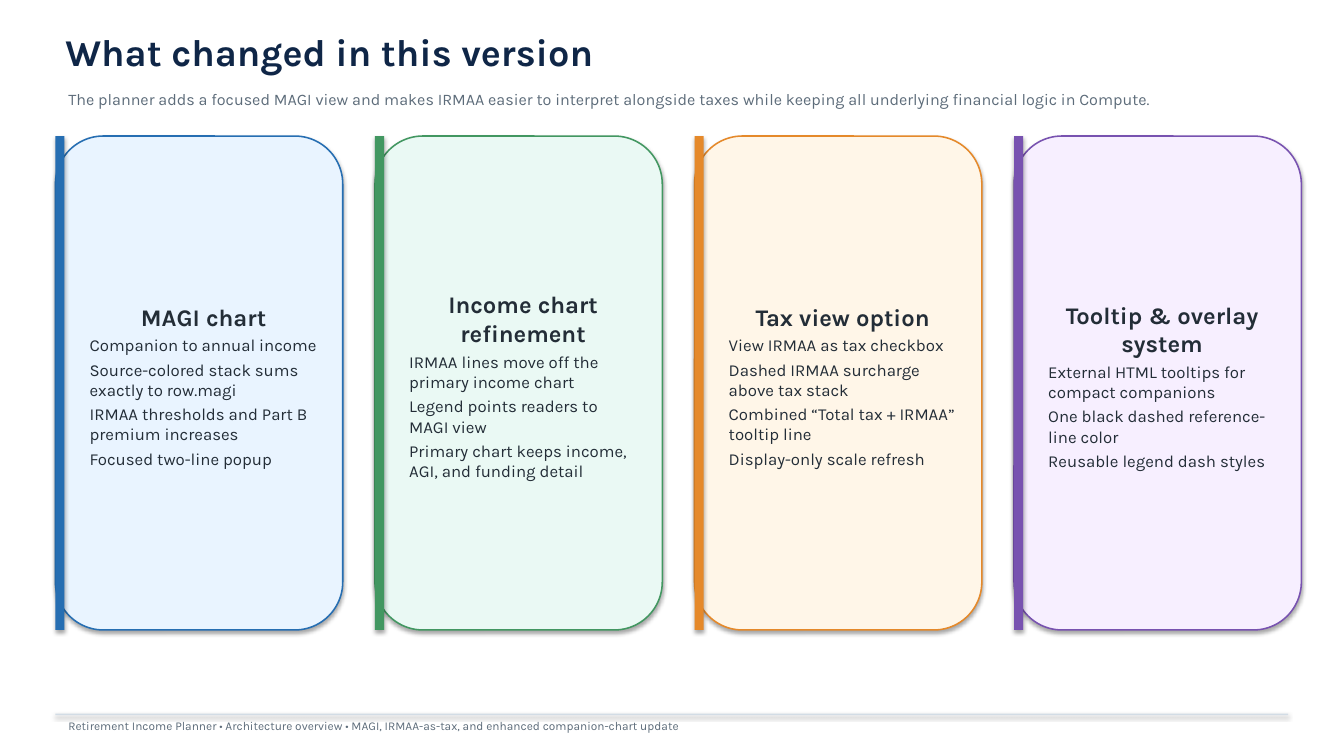
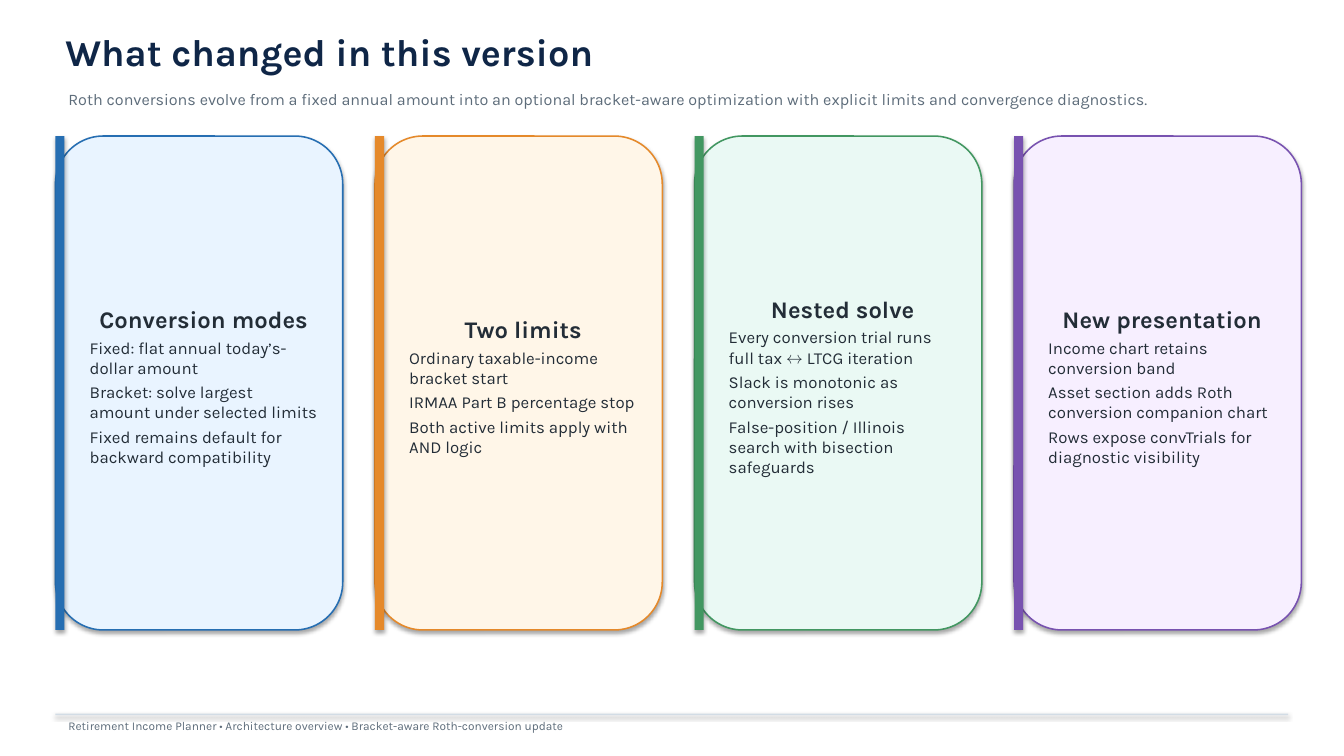
Before and after one commit to howardc64/retirefin, a slide deck: slide 2 of docs/retirement_income_planner_architecture.pptx. Drawn at 1344x756 pixels with LibreOffice and Linux fonts; fonts in the diff are those of the drawing. Boxes give left, top, right and bottom in pixels: in the first picture for what was removed or moved away, otherwise in the second. Text is boxed around its words. In the diff, an @@ line names an element or a change of style, - is before the commit and + after.

```diff
--- a/docs/retirement_income_planner_architecture.pptx
+++ b/docs/retirement_income_planner_architecture.pptx
@@ text at (x1=68, y1=94, x2=1147, y2=109): text changed @@
-The planner adds a focused MAGI view and makes IRMAA easier to interpret alongside taxes while keeping all underlying financial logic in Compute.
+Roth conversions evolve from a fixed annual amount into an optional bracket-aware optimization with explicit limits and convergence diagnostics.
@@ rectangle at (x1=375, y1=136, x2=384, y2=630): fill #429761 to #E5892A @@
@@ rounded rectangle "Two limits" at (x1=375, y1=136, x2=662, y2=630): fill #EAF9F4 to #FFF6E8; outline #429761 1.1 pt to #E5892A 1.1 pt @@
@@ rectangle at (x1=695, y1=136, x2=704, y2=630): fill #E5892A to #429761 @@
@@ rounded rectangle "Nested solve" at (x1=695, y1=136, x2=982, y2=630): fill #FFF6E8 to #EAF9F4; outline #E5892A 1.1 pt to #429761 1.1 pt @@
@@ text in rounded rectangle at (x1=90, y1=311, x2=317, y2=467): text changed @@
-MAGI chart
-Companion to annual income
-Source-colored stack sums exactly to row.magi
-IRMAA thresholds and Part B premium increases
-Focused two-line popup
+Conversion modes
+Fixed: flat annual today’s-dollar amount
+Bracket: solve largest amount under selected limits
+Fixed remains default for backward compatibility
@@ text in rounded rectangle at (x1=409, y1=321, x2=634, y2=457): text changed @@
-Income chart refinement
-IRMAA lines move off the primary income chart
-Legend points readers to MAGI view
-Primary chart keeps income, AGI, and funding detail
+Two limits
+Ordinary taxable-income bracket start
+IRMAA Part B percentage stop
+Both active limits apply with AND logic
@@ text in rounded rectangle at (x1=729, y1=301, x2=931, y2=477): text changed @@
-Tax view option
-View IRMAA as tax checkbox
-Dashed IRMAA surcharge above tax stack
-Combined “Total tax + IRMAA” tooltip line
-Display-only scale refresh
+Nested solve
+Every conversion trial runs full tax ↔ LTCG iteration
+Slack is monotonic as conversion rises
+False-position / Illinois search with bisection safeguards
@@ text in rounded rectangle at (x1=1048, y1=311, x2=1267, y2=467): text changed @@
-Tooltip & overlay system
-External HTML tooltips for compact companions
-One black dashed reference-line color
-Reusable legend dash styles
+New presentation
+Income chart retains conversion band
+Asset section adds Roth conversion companion chart
+Rows expose convTrials for diagnostic visibility
@@ text at (x1=68, y1=722, x2=563, y2=733): text changed @@
-Retirement Income Planner • Architecture overview • MAGI, IRMAA-as-tax, and enhanced companion-chart update
+Retirement Income Planner • Architecture overview • Bracket-aware Roth-conversion update
```
Also in this commit, not shown: 2 other slides changed, 6 slides added, 6 slides removed, 15 other files.
